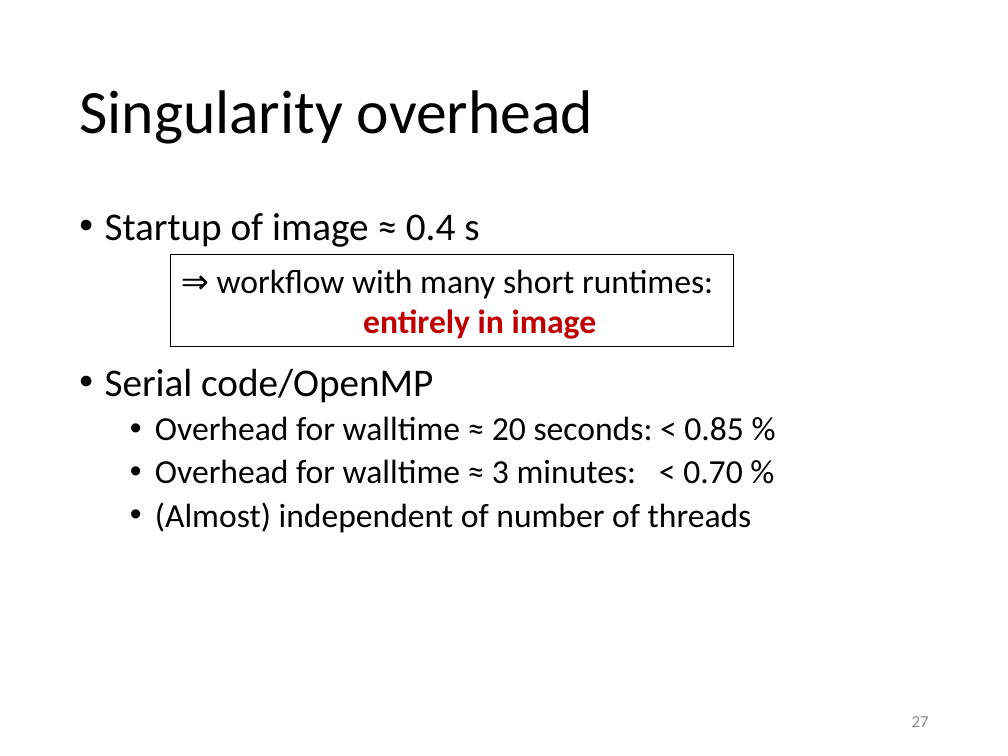
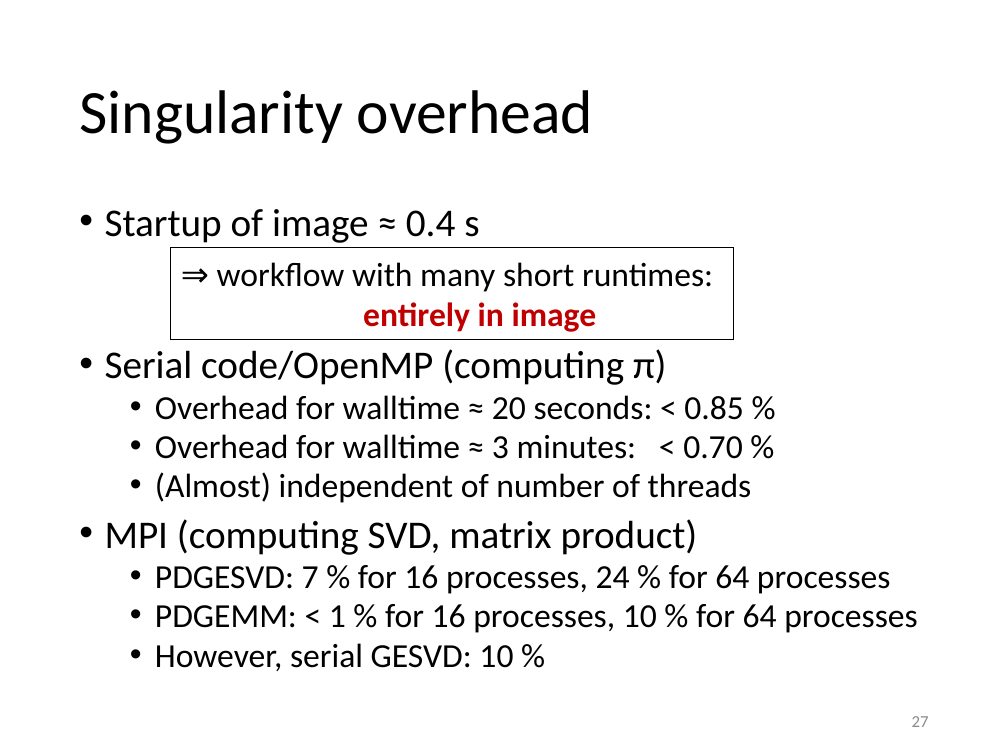
Before and after one commit to gjbex/training-material, a slide deck: slide 27 of Virtualization/singularity.pptx. Drawn at 1008x756 pixels with LibreOffice and Linux fonts; fonts in the diff are those of the drawing. Boxes give left, top, right and bottom in pixels: in the first picture for what was removed or moved away, otherwise in the second. Text is boxed around its words. In the diff, an @@ line names an element or a change of style, - is before the commit and + after.

Commit message:
Added slides on performance/overhead

```diff
--- a/Virtualization/singularity.pptx
+++ b/Virtualization/singularity.pptx
@@ text at box(105, 209, 752, 503): line spacing 0.9 to 0.8 @@
@@ rectangle "⇒ workflow with many short ...": place and size @@
-rectangle "⇒ workflow with many short ..." at box(171, 255, 734, 347)
+rectangle "⇒ workflow with many short ..." at box(171, 248, 734, 340)
@@ text at box(105, 349, 667, 385): text changed @@
-• Serial code/OpenMP
+• Serial code/OpenMP (computing π)
@@ text at box(105, 519, 918, 671): paragraphs added @@
+• MPI (computing SVD, matrix product)
+  • PDGESVD: 7 % for 16 processes, 24 % for 64 processes
+  • PDGEMM: < 1 % for 16 processes, 10 % for 64 processes
+  • However, serial GESVD: 10 %
```
Also in this commit, not shown: 1 other slide changed, 1 slide added.
